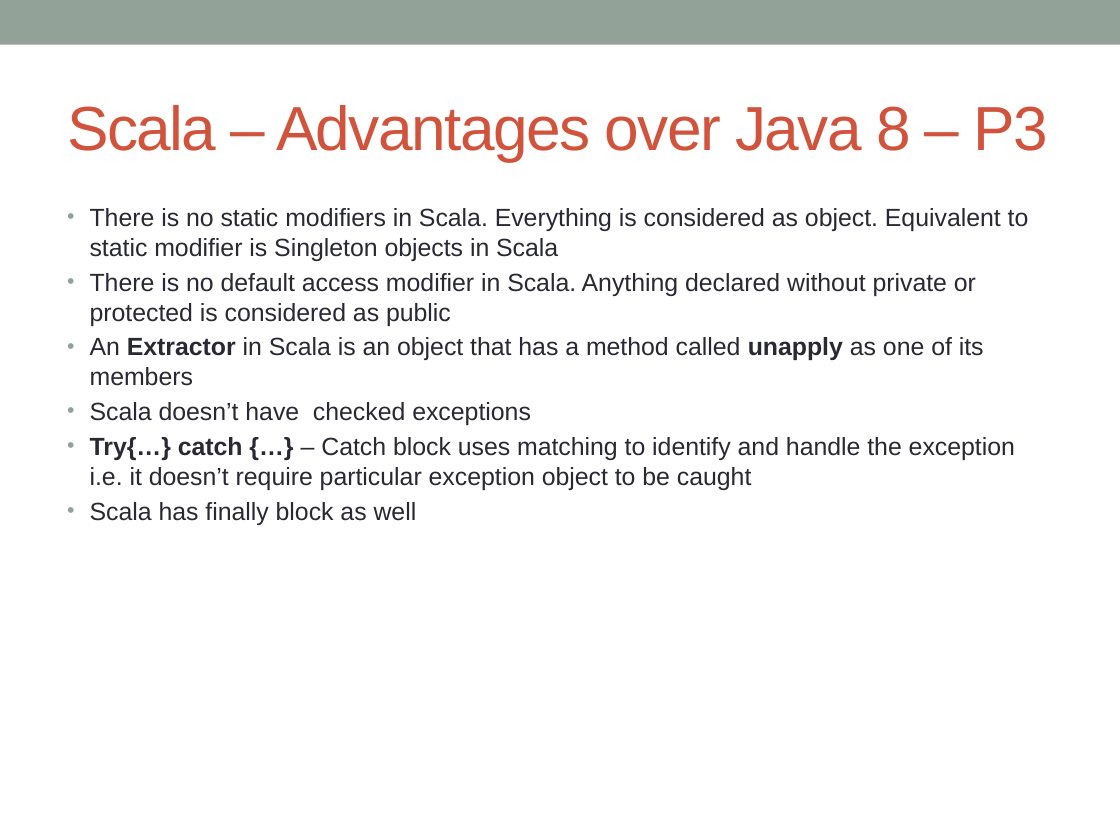
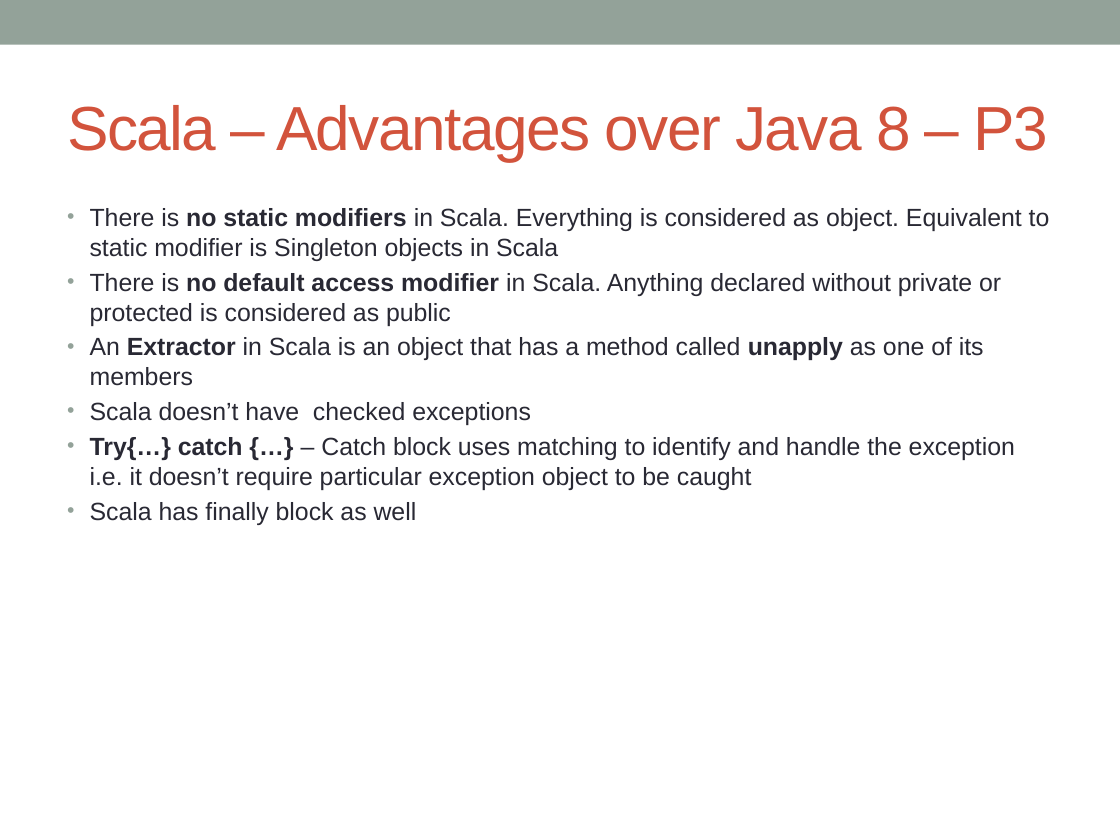
Before and after one commit to notionquest/ProjectDocumentation, a slide deck: slide 6 of Scala.pptx. Drawn at 1120x840 pixels with LibreOffice and Linux fonts; fonts in the diff are those of the drawing. Boxes give left, top, right and bottom in pixels: in the first picture for what was removed or moved away, otherwise in the second. Text is boxed around its words. In the diff, an @@ line names an element or a change of style, - is before the commit and + after.

Commit message:
scala collection update

```diff
--- a/Scala.pptx
+++ b/Scala.pptx
@@ text at [90,208,1050,326]: bold on in "no static modifiers", "no default access modifier" @@
```
Also in this commit, not shown: 1 other slide changed, 1 slide added, 1 other file.
